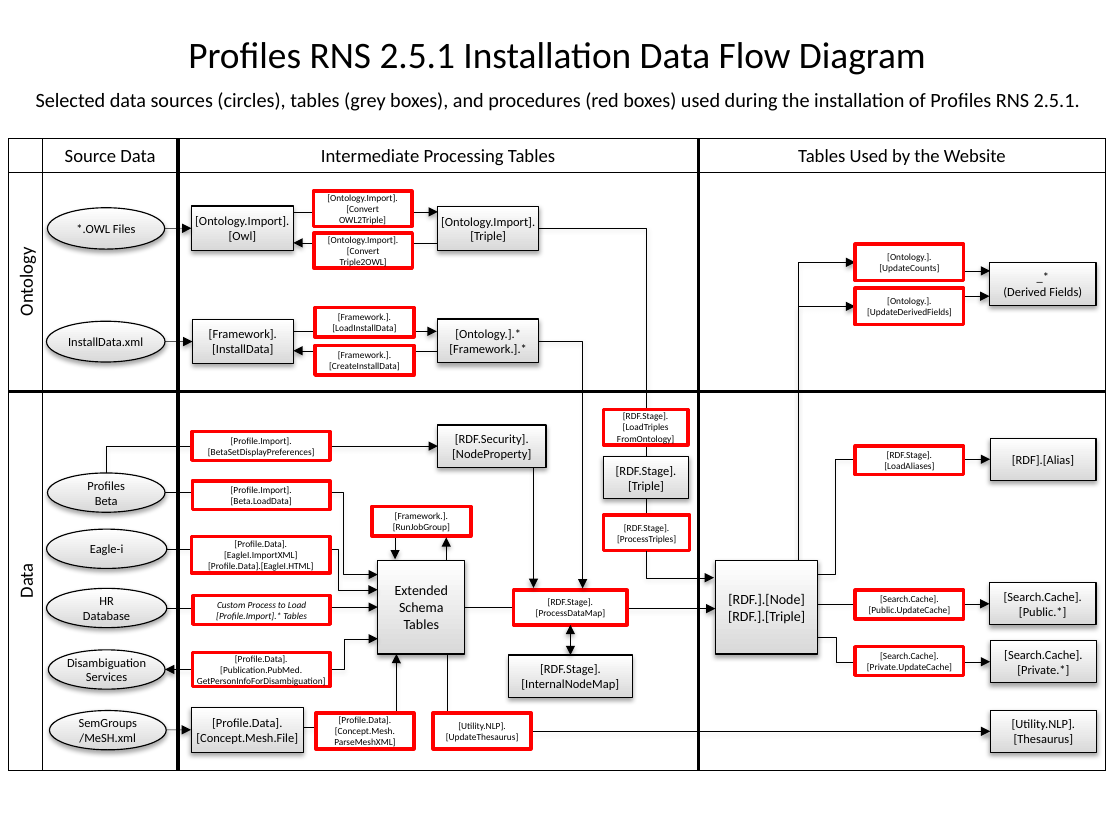
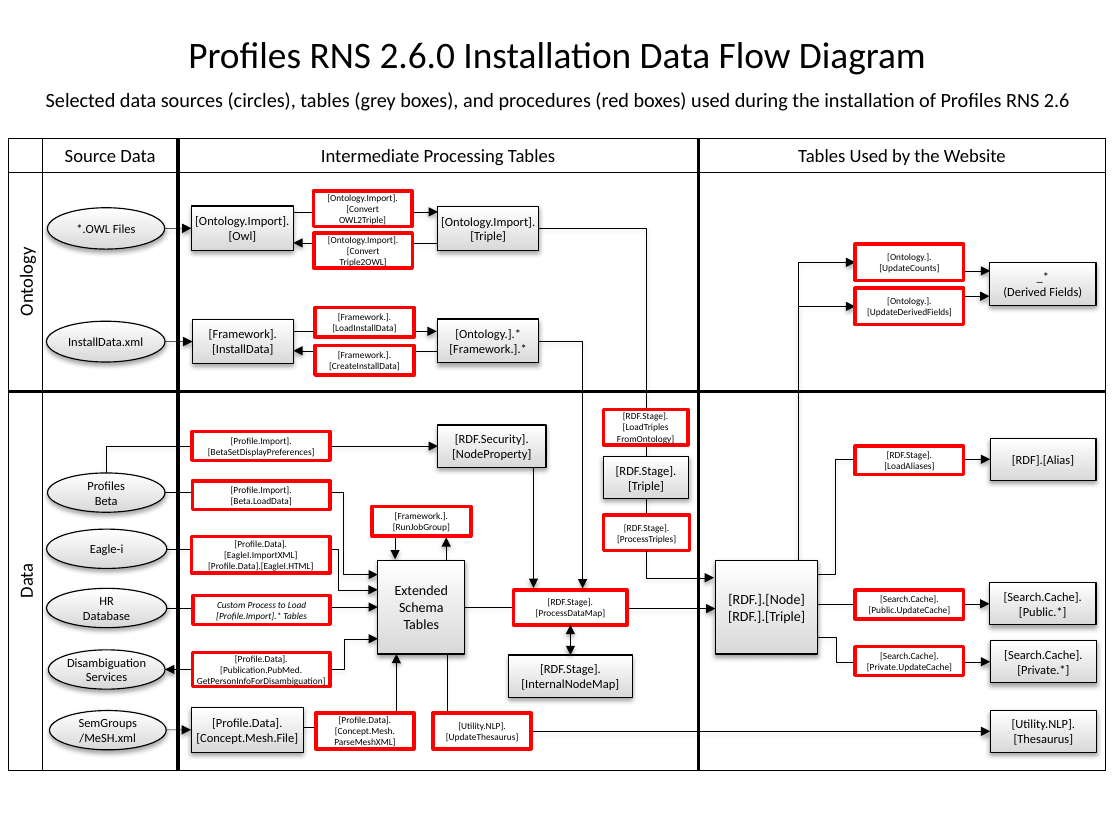
Before and after one commit to ProfilesRNS/ProfilesRNS, a slide deck: slide 1 of Documentation/ProfilesRNS_DataFlowDiagram.pptx. Drawn at 1120x840 pixels with LibreOffice and Linux fonts; fonts in the diff are those of the drawing. Boxes give left, top, right and bottom in pixels: in the first picture for what was removed or moved away, otherwise in the second. Text is boxed around its words. In the diff, an @@ line names an element or a change of style, - is before the commit and + after.

```diff
--- a/Documentation/ProfilesRNS_DataFlowDiagram.pptx
+++ b/Documentation/ProfilesRNS_DataFlowDiagram.pptx
@@ text at <box>188,42,926,75</box>: text changed @@
-Profiles RNS 2.5.1 Installation Data Flow Diagram
+Profiles RNS 2.6.0 Installation Data Flow Diagram
@@ text at <box>46,92,1070,111</box>: text changed @@
-Selected data sources (circles), tables (grey boxes), and procedures (red boxes) used during the installation of Profiles RNS 2.5.1.
+Selected data sources (circles), tables (grey boxes), and procedures (red boxes) used during the installation of Profiles RNS 2.6
```
Also in this commit, not shown: 6 other files.
